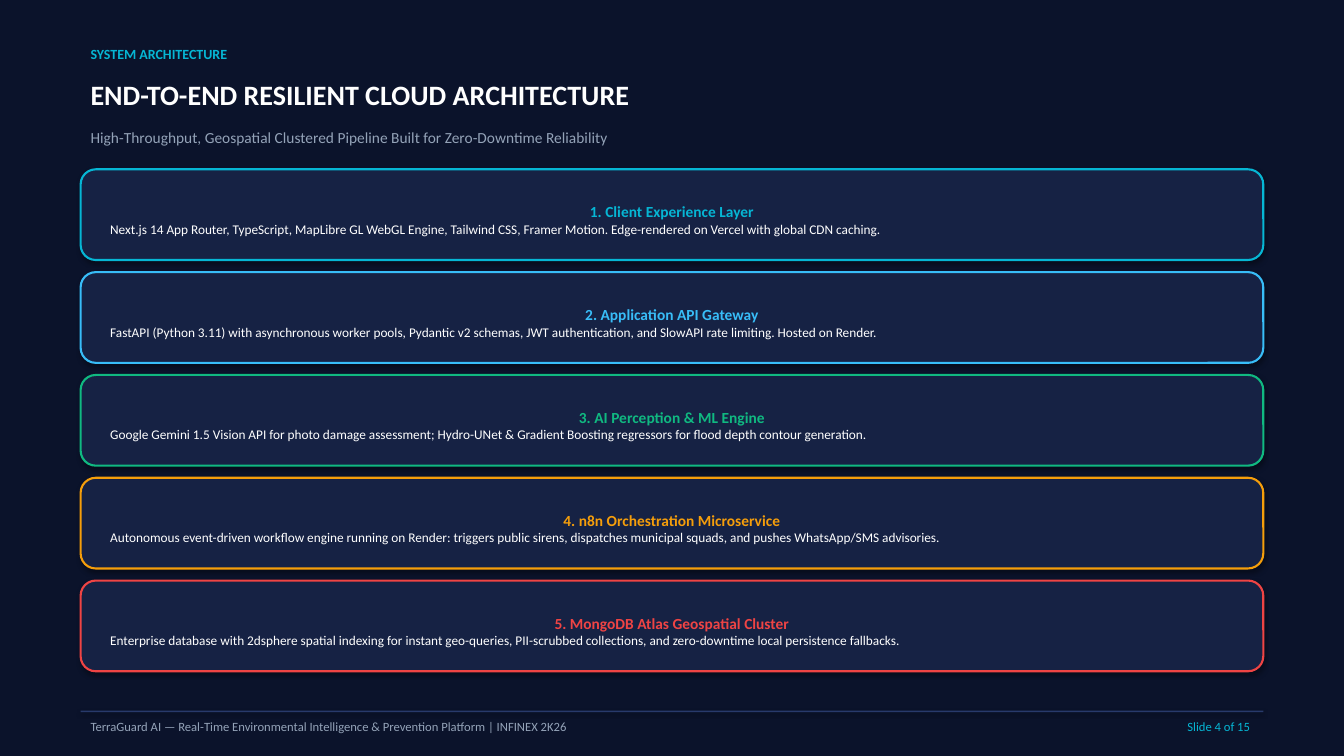
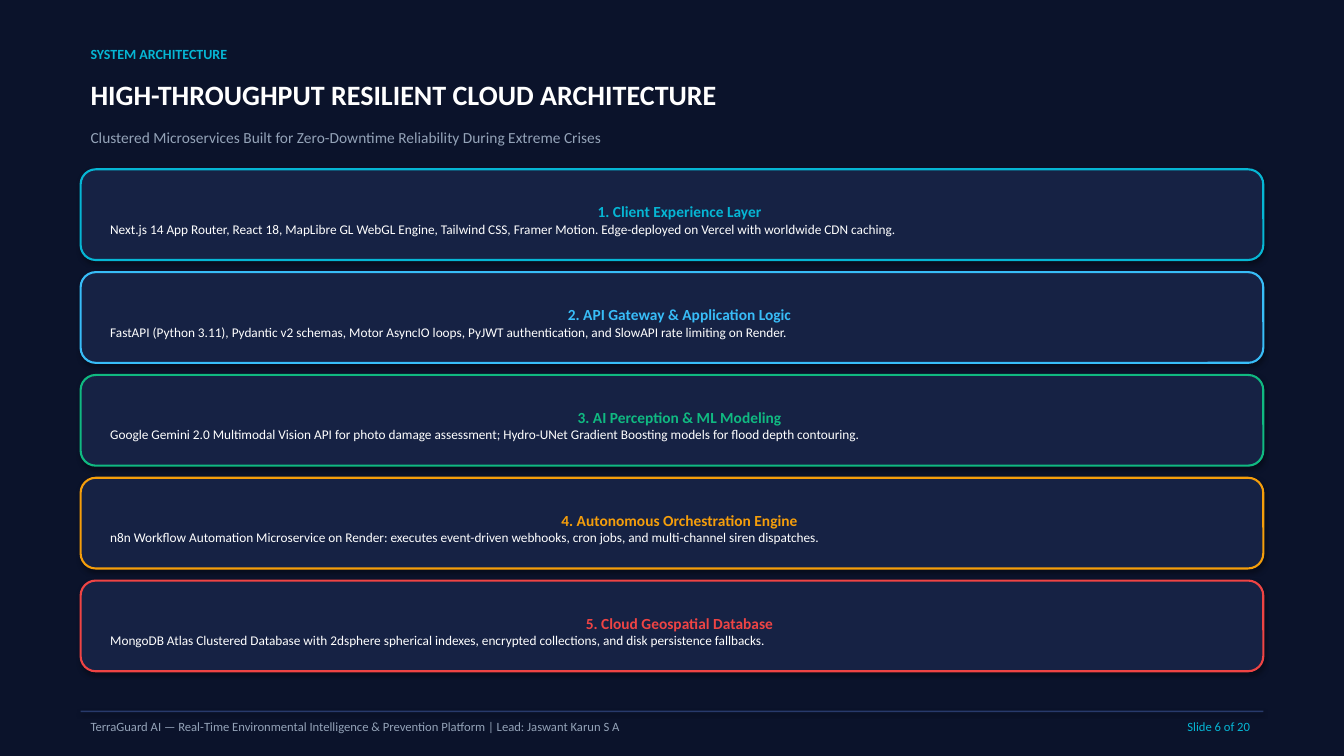
Before and after one commit to Jaswant-Karun/TerraGuard-AI, a slide deck: slide 6 of INFINEX_2K26_TerraGuard_AI_Presentation.pptx (slide 4 before the commit). Drawn at 1344x756 pixels with LibreOffice and Linux fonts; fonts in the diff are those of the drawing. Boxes give left, top, right and bottom in pixels: in the first picture for what was removed or moved away, otherwise in the second. Text is boxed around its words. In the diff, an @@ line names an element or a change of style, - is before the commit and + after.

```diff
--- a/INFINEX_2K26_TerraGuard_AI_Presentation.pptx
+++ b/INFINEX_2K26_TerraGuard_AI_Presentation.pptx
@@ text at (91,86,716,106): text changed @@
-END-TO-END RESILIENT CLOUD ARCHITECTURE
+HIGH-THROUGHPUT RESILIENT CLOUD ARCHITECTURE
@@ text at (91,132,601,146): text changed @@
-High-Throughput, Geospatial Clustered Pipeline Built for Zero-Downtime Reliability
+Clustered Microservices Built for Zero-Downtime Reliability During Extreme Crises
@@ text in rounded rectangle at (110,224,895,237): text changed @@
-Next.js 14 App Router, TypeScript, MapLibre GL WebGL Engine, Tailwind CSS, Framer Motion. Edge-rendered on Vercel with global CDN caching.
+Next.js 14 App Router, React 18, MapLibre GL WebGL Engine, Tailwind CSS, Framer Motion. Edge-deployed on Vercel with worldwide CDN caching.
@@ text in rounded rectangle at (110,309,791,340): text changed @@
-2. Application API Gateway
-FastAPI (Python 3.11) with asynchronous worker pools, Pydantic v2 schemas, JWT authentication, and SlowAPI rate limiting. Hosted on Render.
+2. API Gateway & Application Logic
+FastAPI (Python 3.11), Pydantic v2 schemas, Motor AsyncIO loops, PyJWT authentication, and SlowAPI rate limiting on Render.
@@ text in rounded rectangle at (110,412,859,442): text changed @@
-3. AI Perception & ML Engine
-Google Gemini 1.5 Vision API for photo damage assessment; Hydro-UNet & Gradient Boosting regressors for flood depth contour generation.
+3. AI Perception & ML Modeling
+Google Gemini 2.0 Multimodal Vision API for photo damage assessment; Hydro-UNet Gradient Boosting models for flood depth contouring.
@@ text in rounded rectangle at (110,515,818,545): text changed @@
-4. n8n Orchestration Microservice
-Autonomous event-driven workflow engine running on Render: triggers public sirens, dispatches municipal squads, and pushes WhatsApp/SMS advisories.
+4. Autonomous Orchestration Engine
+n8n Workflow Automation Microservice on Render: executes event-driven webhooks, cron jobs, and multi-channel siren dispatches.
@@ text in rounded rectangle at (110,618,773,648): text changed @@
-5. MongoDB Atlas Geospatial Cluster
-Enterprise database with 2dsphere spatial indexing for instant geo-queries, PII-scrubbed collections, and zero-downtime local persistence fallbacks.
+5. Cloud Geospatial Database
+MongoDB Atlas Clustered Database with 2dsphere spherical indexes, encrypted collections, and disk persistence fallbacks.
@@ text at (91,722,619,733): text changed @@
-TerraGuard AI — Real-Time Environmental Intelligence & Prevention Platform | INFINEX 2K26
+TerraGuard AI — Real-Time Environmental Intelligence & Prevention Platform | Lead: Jaswant Karun S A
@@ text at (1187,722,1250,731): text changed @@
-Slide 4 of 15
+Slide 6 of 20
```
Also in this commit, not shown: 7 other slides changed, 12 slides added, 7 slides removed, 2 other files.
